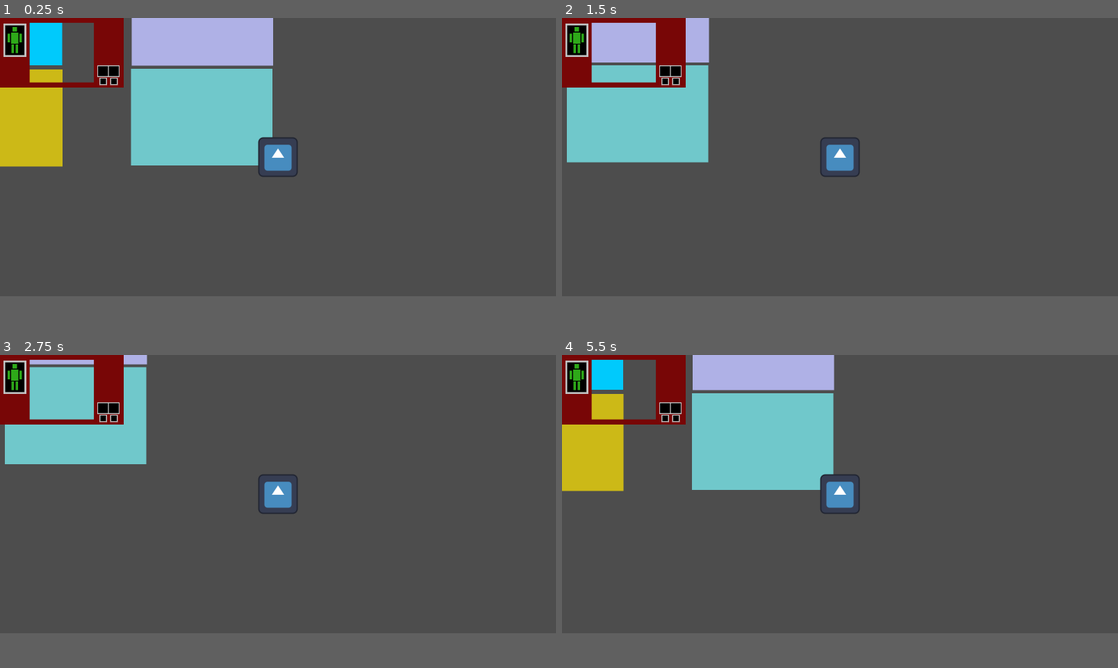
Above: before the commit, frames 1-4 (two rows, left to right).
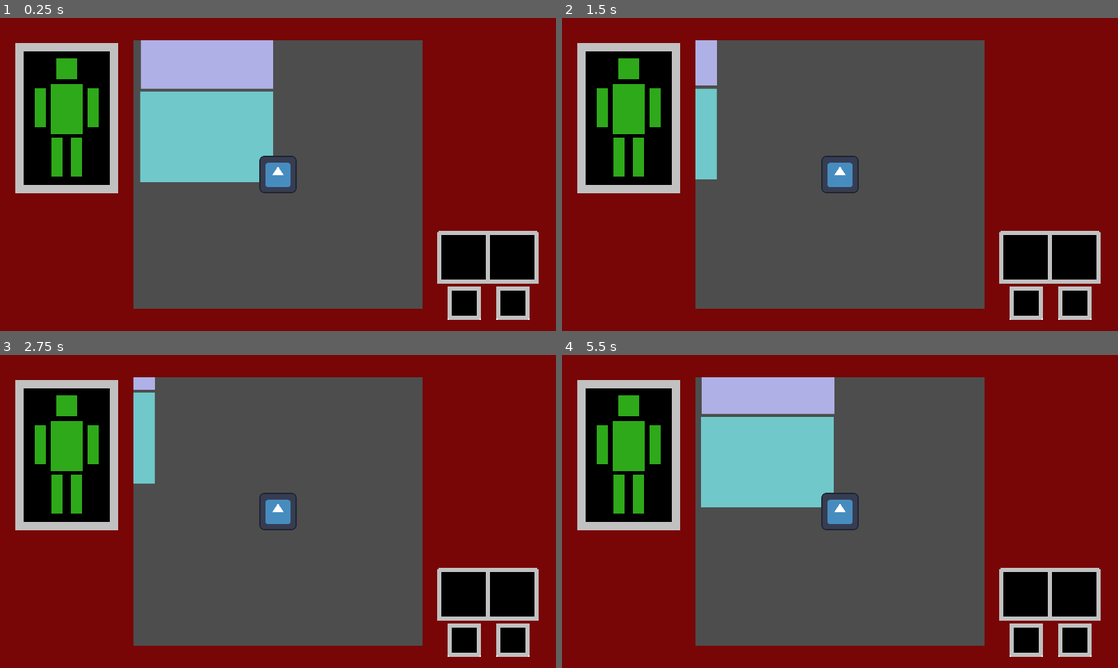
Above: after the commit, the same moments.

Repository: alin-but-real/gamenr1
Game: Godot game, scene res://scenes/main.tscn
Same seed, same stepped clock (60 frames per second), same inputs: the game is played once before the commit and once after it. The engine's default icon, where the game draws it, is replaced by a stand-in: a white triangle on a blue panel in a dark square.
Inputs:
- Up to frame 1 (0.25 s): no input
- Up to frame 2 (1.5 s): tap Enter at 0.5 s; hold E (move_right) 0.53-1.28 s; hold S (move_backward) from 1.28 s (still down)
- Up to frame 3 (2.75 s): release S (move_backward) at 2.03 s; hold E (move_right) from 2.03 s (still down)
- Up to frame 4 (5.5 s): tap Space at 2.75 s; release E (move_right) at 2.78 s; hold W (move_forward) 2.78-3.53 s; hold Q (move_left) 3.53-5.03 s; tap Enter at 4.25 s; hold S (move_backward) from 5.03 s (still down)
The window is 800x400 before the commit and 800x450 after it. Grey fills any space a smaller window leaves; there, only what the larger window draws over its background counts as a difference.

The runs differ from the first frame. In frame 1, 52% of the frame differs, in the area x 0-100%, y 0-97%; in frame 2, 50%; in frame 3, 50%; in frame 4, 52%.

Commit message:
ui fits on screen no blur

Diff:
--- a/project.godot
+++ b/project.godot
@@ -17,9 +17,10 @@
 
 [display]
 
-window/size/viewport_width=1800
-window/size/viewport_height=900
+window/size/viewport_width=1920
+window/size/viewport_height=1080
 window/size/initial_position_type=4
+window/stretch/mode="viewport"
 
 [input]
 
@@ -53,3 +54,7 @@
 "events": [Object(InputEventKey,"resource_local_to_scene":false,"resource_name":"","device":-1,"window_id":0,"alt_press …(192 unchanged characters)…
 ]
 }
+
+[rendering]
+
+textures/canvas_textures/default_texture_filter=0
--- a/scenes/main.tscn
+++ b/scenes/main.tscn
@@ -69,4 +69,3 @@
 color = Color(0.798364, 0.726917, 0.0902404, 1)
 
 [node name="CanvasLayer" parent="." instance=ExtResource("2_0wfyh")]
-follow_viewport_enabled = false
--- a/scenes/user_interface.tscn
+++ b/scenes/user_interface.tscn
@@ -8,51 +8,60 @@
 [ext_resource type="Texture2D" uid="uid://dienfbc6qrmue" path="res://assets/ui/doll_torso.png" id="6_prbuy"]
 [ext_resource type="Texture2D" uid="uid://dkabiwcrue6mx" path="res://assets/ui/doll_head.png" id="7_5kqoc"]
 
-[node name="CanvasLayer" type="CanvasLayer"]
-follow_viewport_enabled = true
+[node name="Control" type="Control"]
+layout_mode = 3
+anchors_preset = 15
+anchor_right = 1.0
+anchor_bottom = 1.0
+grow_horizontal = 2
+grow_vertical = 2
 
-[node name="Background" type="Sprite2D" parent="."]
-position = Vector2(200, 112)
+[node name="CanvasLayer" type="CanvasLayer" parent="."]
+scale = Vector2(4.8, 4.8)
+transform = Transform2D(4.8, 0, 0, 4.8, 0, 0)
+
+[node name="Background" type="Sprite2D" parent="CanvasLayer"]
+position = Vector2(200, 112.5)
 texture = ExtResource("1_syvep")
 
-[node name="WeaponScreen" type="Sprite2D" parent="."]
+[node name="WeaponScreen" type="Sprite2D" parent="CanvasLayer"]
 position = Vector2(351, 172)
 texture = ExtResource("2_xsrv6")
 
-[node name="AmmoScreen" type="Sprite2D" parent="."]
+[node name="AmmoScreen" type="Sprite2D" parent="CanvasLayer"]
 position = Vector2(334, 205)
 texture = ExtResource("3_sdud1")
 
-[node name="AmmoScreen2" type="Sprite2D" parent="."]
+[node name="AmmoScreen2" type="Sprite2D" parent="CanvasLayer"]
 position = Vector2(369, 205)
 texture = ExtResource("3_sdud1")
 
-[node name="PanelContainer" type="PanelContainer" parent="."]
+[node name="Health_Container" type="PanelContainer" parent="CanvasLayer"]
 
-[node name="HealthScreen" type="Sprite2D" parent="PanelContainer"]
+[node name="screen" type="Sprite2D" parent="CanvasLayer/Health_Container"]
 position = Vector2(48, 72)
 texture = ExtResource("2_l2bgj")
 
-[node name="left_arm" type="Sprite2D" parent="PanelContainer"]
+[node name="left_arm" type="Sprite2D" parent="CanvasLayer/Health_Container"]
 position = Vector2(67, 64.5)
 texture = ExtResource("5_aisij")
 
-[node name="right_arm" type="Sprite2D" parent="PanelContainer"]
+[node name="right_arm" type="Sprite2D" parent="CanvasLayer/Health_Container"]
 position = Vector2(29, 64.5)
 texture = ExtResource("5_aisij")
 
-[node name="right_leg" type="Sprite2D" parent="PanelContainer"]
+[node name="right_leg" type="Sprite2D" parent="CanvasLayer/Health_Container"]
 position = Vector2(41, 100)
 texture = ExtResource("5_aisij")
 
-[node name="left_leg" type="Sprite2D" parent="PanelContainer"]
+[node name="left_leg" type="Sprite2D" parent="CanvasLayer/Health_Container"]
 position = Vector2(55, 100)
 texture = ExtResource("5_aisij")
 
-[node name="torso" type="Sprite2D" parent="PanelContainer"]
+[node name="torso" type="Sprite2D" parent="CanvasLayer/Health_Container"]
 position = Vector2(48, 65.5)
 texture = ExtResource("6_prbuy")
 
-[node name="head" type="Sprite2D" parent="PanelContainer"]
+[node name="head" type="Sprite2D" parent="CanvasLayer/Health_Container"]
 position = Vector2(48, 36.5)
 texture = ExtResource("7_5kqoc")
Not shown: 1 places in scenes/main.tscn that only renumber resources
